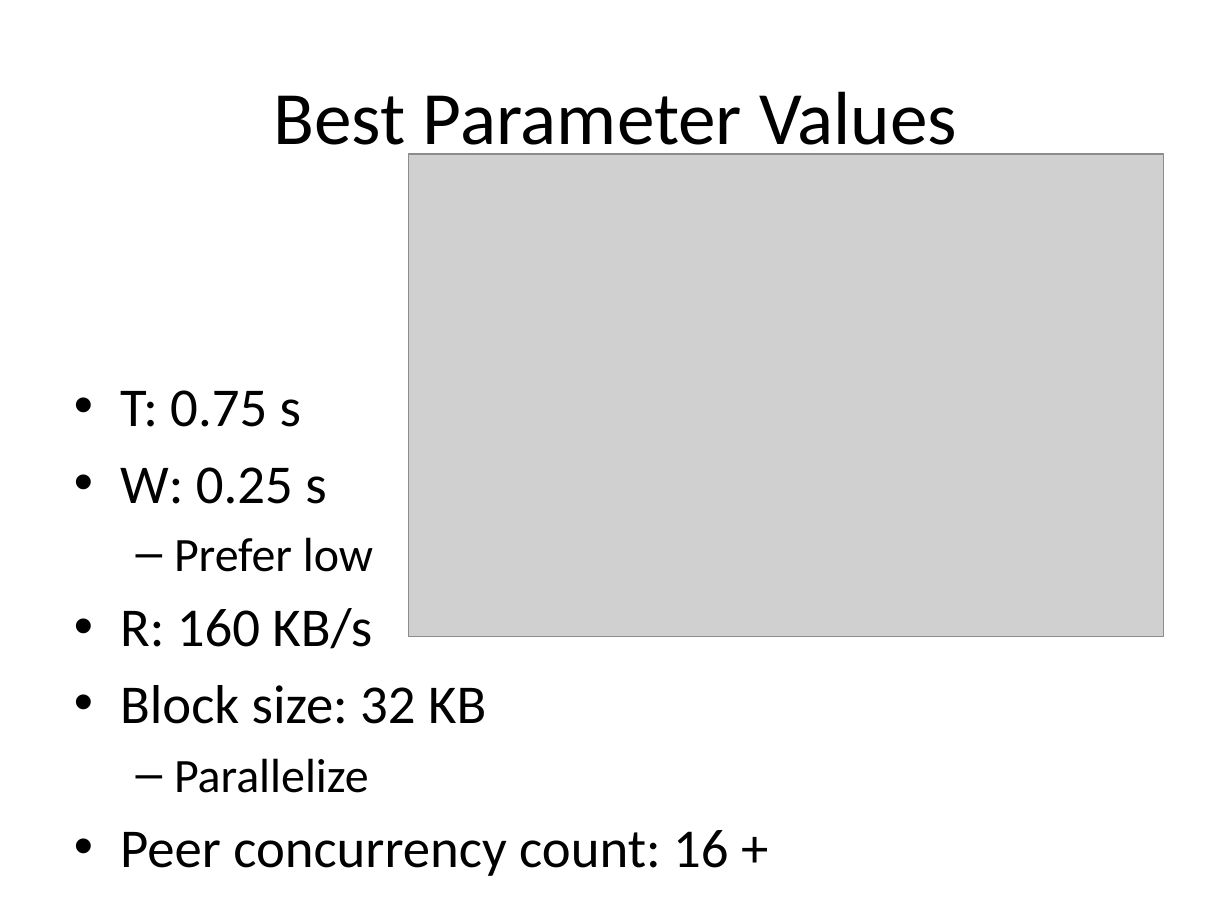
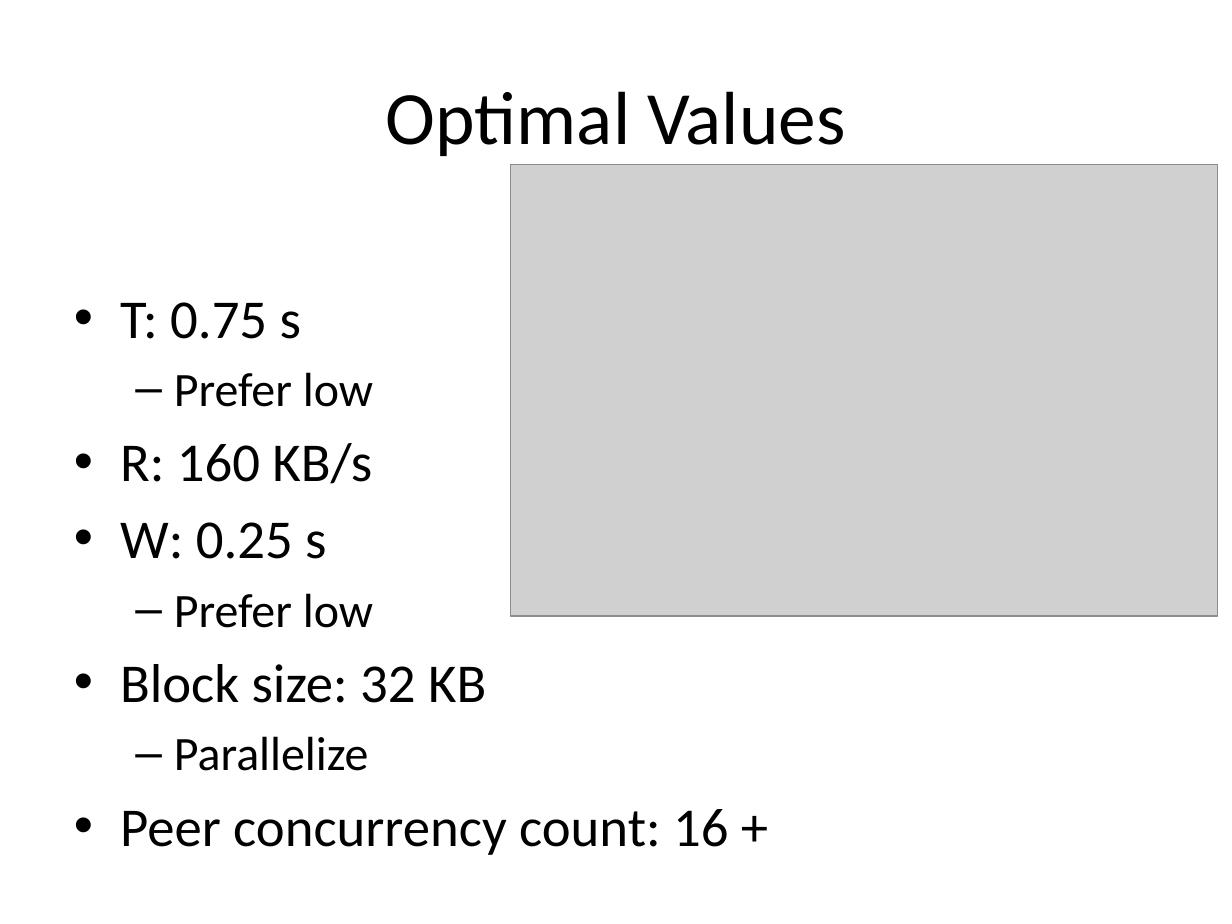
Before and after one commit to rdp/p2pwebclient, a slide deck: slide 25 of thesis_presentation/How to Make the Internet Faster.pptx (slide 24 before the commit). Drawn at 1232x924 pixels with LibreOffice and Linux fonts; fonts in the diff are those of the drawing; grey boxes stand for pictures. Boxes give left, top, right and bottom in pixels: in the first picture for what was removed or moved away, otherwise in the second. Text is boxed around its words. In the diff, an @@ line names an element or a change of style, - is before the commit and + after.

Commit message:
describe the individual parameter tests, works for me

```diff
--- a/thesis_presentation/How to Make the Internet Faster.pptx
+++ b/thesis_presentation/How to Make the Internet Faster.pptx
@@ title at [386, 91, 845, 156]: text changed @@
-Best Parameter Values
+Optimal Values
@@ picture: place and size @@
-picture at [409, 154, 1164, 637]
+picture at [511, 164, 1218, 616]
@@ text "T: 0.75 s": place and size @@
-text "T: 0.75 s" at [120, 390, 728, 876]
+text "T: 0.75 s" at [120, 302, 728, 855]
@@ text at [120, 372, 373, 484]: paragraphs added @@
+  – Prefer low
+• R: 160 KB/s
@@ text at [120, 608, 372, 649]: paragraph removed @@
-• R: 160 KB/s
```
Also in this commit, not shown: 6 other slides changed, 1 slide added.
